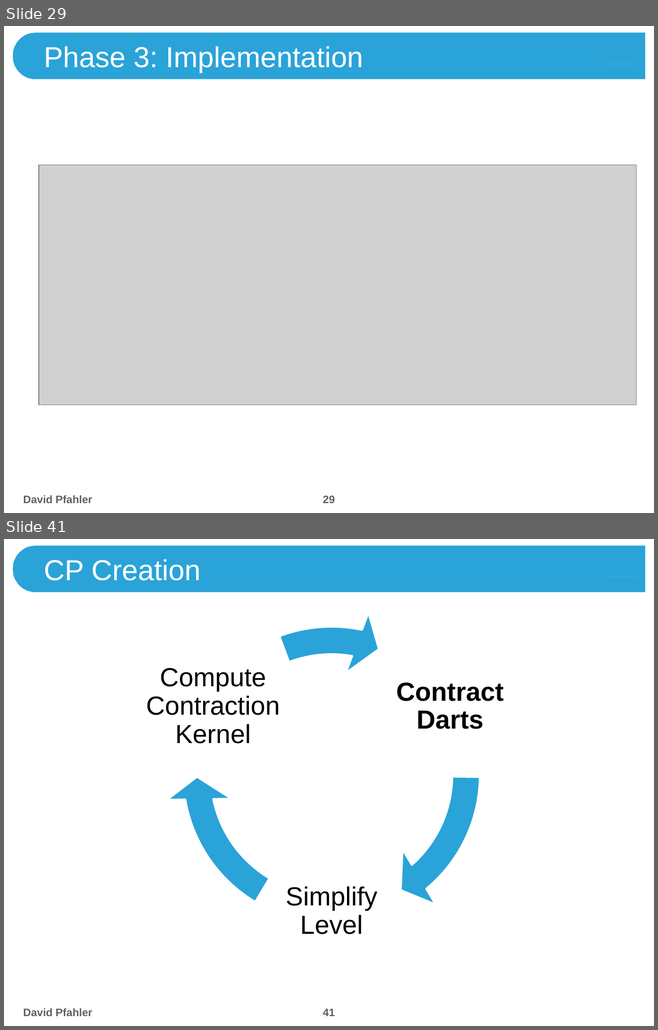
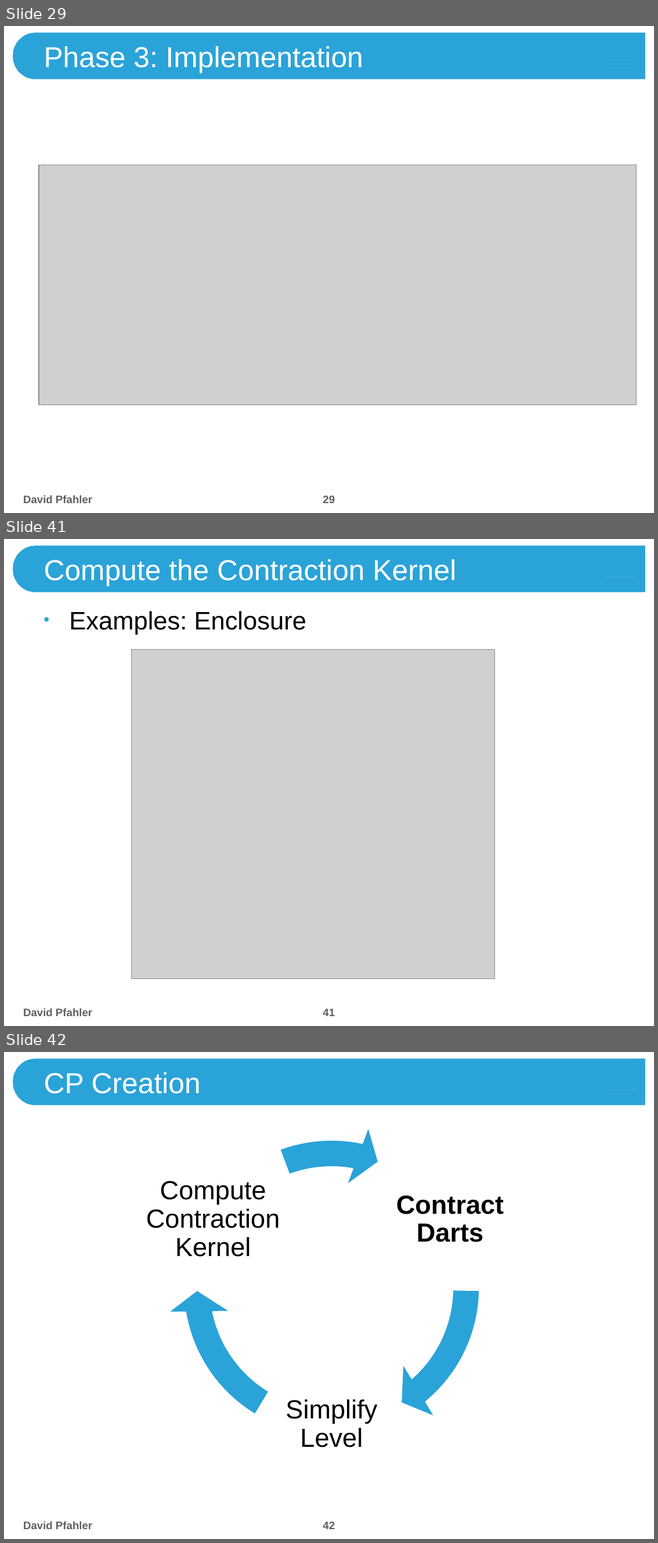
Before and after one commit to theShmoo/CombiPyr-ImSeg, a slide deck: doc/Combinatorial Pyramids.pptx. Shown one above the other, each under a label of ours: slides 29 and 41 before the commit, slides 29, 41 and 42 after it; the slides between them are not shown. The pictures are 658x1030 and 658x1543 pixels, drawn with LibreOffice and Linux fonts; fonts in the diff are those of the drawing; grey boxes stand for pictures; background and template pictures are left out. Boxes give left, top, right and bottom in pixels: in the first picture for what was removed or moved away, otherwise in the second. Text is boxed around its words. In the diff, an @@ line names an element or a change of style, - is before the commit and + after.

```diff
--- a/doc/Combinatorial Pyramids.pptx
+++ b/doc/Combinatorial Pyramids.pptx
@@ slide 41 added at (x1=4, y1=539, x2=654, y2=1026), background #FFFFFF; not listed: 2 template elements that a slide beside it also shows @@
@@ title added at (x1=44, y1=559, x2=456, y2=587), 32 pt, text #FFFFFF @@
+Compute the Contraction Kernel
@@ text added at (x1=69, y1=611, x2=307, y2=635), 28 pt, text #000000 @@
+• Examples: Enclosure
@@ picture added at (x1=132, y1=649, x2=495, y2=979) @@
@@ text added at (x1=23, y1=1008, x2=92, y2=1016), 12 pt, text #5F5F5F, bold @@
+David Pfahler
@@ page number added at (x1=322, y1=1009, x2=335, y2=1016), 12 pt, text #5F5F5F, bold @@
+41
@@ what was slide 41 is now slide 42 @@
@@ page number at (x1=322, y1=1522, x2=335, y2=1529): text changed @@
-41
+42
```
Also in this commit, not shown: 25 slides changed, 4 other slides added, 1 slide removed, 9 other files.
